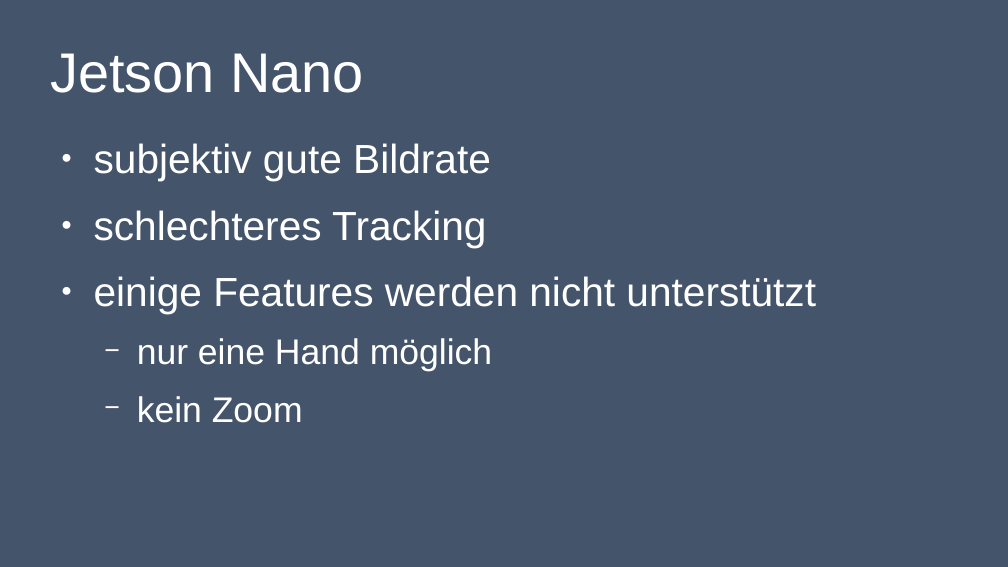
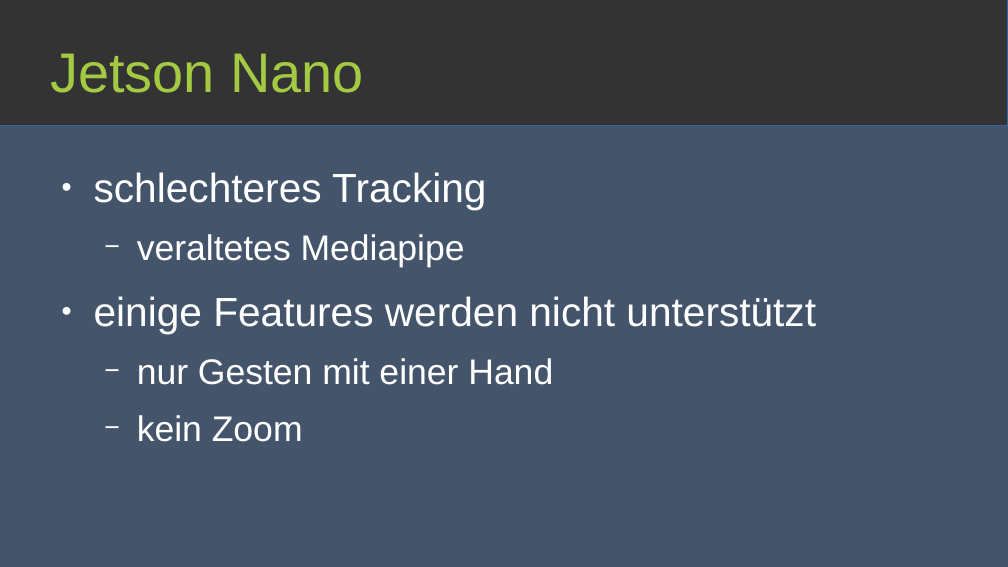
Before and after one commit to lukas-haupt/OpenCV-Whiteboard, a slide deck: slide 10 of Presentations/opencv-whiteboard-presentation_end.odp (slide 9 before the commit). Drawn at 1008x567 pixels with LibreOffice and Linux fonts; fonts in the diff are those of the drawing. Boxes give left, top, right and bottom in pixels: in the first picture for what was removed or moved away, otherwise in the second. Text is boxed around its words. In the diff, an @@ line names an element or a change of style, - is before the commit and + after.

Commit message:
Added slides for Jetson Nano, changed layout, minor changes to bullet points, typos

```diff
--- a/Presentations/opencv-whiteboard-presentation_end.odp
+++ b/Presentations/opencv-whiteboard-presentation_end.odp
@@ rectangle added at <box>0,0,1008,126</box>, fill #333333, outline #3465A4 0 pt @@
@@ title "Jetson Nano" at <box>50,53,364,93</box>: text colour #FFFFFF to #A3CA42 @@
@@ text at <box>94,143,491,181</box>: paragraph removed @@
-● subjektiv gute Bildrate
@@ text "schlechteres Tracking": place and size @@
-text "schlechteres Tracking" at <box>94,143,816,423</box>
+text "schlechteres Tracking" at <box>94,172,816,442</box>
@@ text at <box>137,234,465,268</box>: paragraph added @@
+  − veraltetes Mediapipe
@@ text at <box>137,358,553,385</box>: text changed @@
-  − nur eine Hand möglich
+  − nur Gesten mit einer Hand
```
Also in this commit, not shown: 7 other slides changed, 5 slides added, 1 slide removed, 1 other file.
